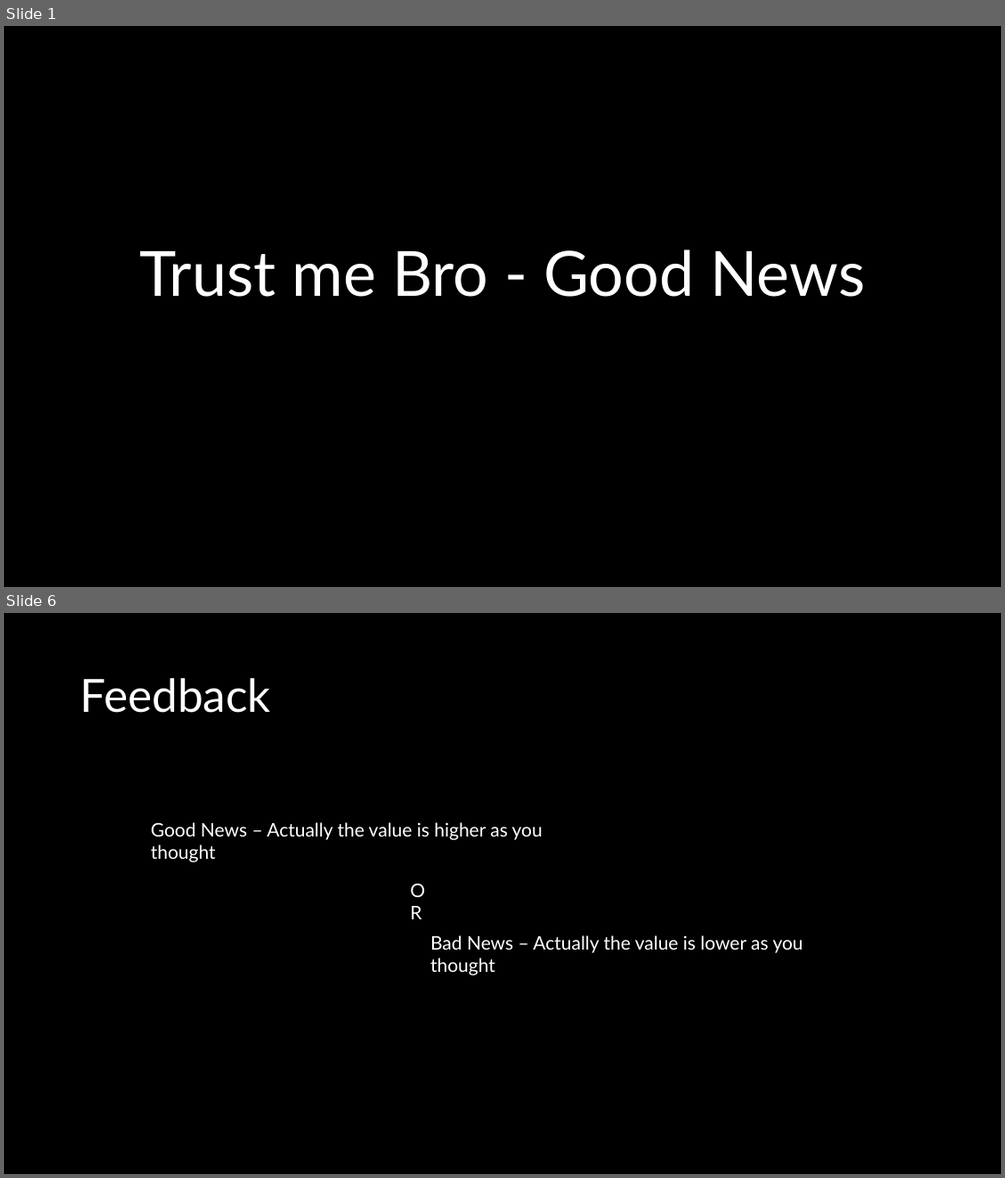
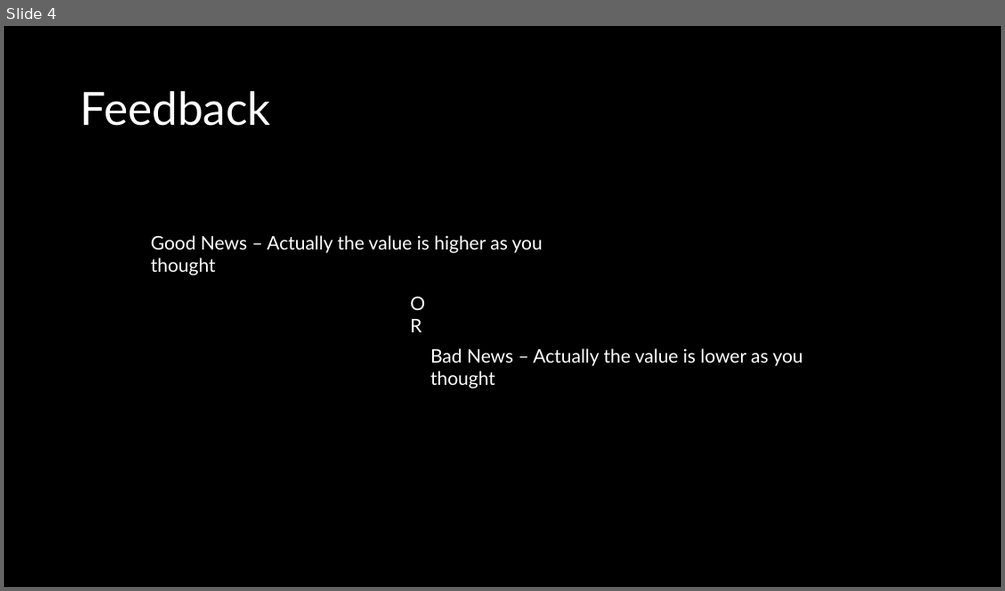
Before and after one commit to Nomandes/social_science_replication_good_news, a slide deck: replication_presentation.pptx. Shown one above the other, each under a label of ours: slides 1 and 6 before the commit, slide 4 after it; the slides between them are not shown. The pictures are 1005x1178 and 1005x591 pixels, drawn with LibreOffice and Linux fonts; fonts in the diff are those of the drawing. Boxes give left, top, right and bottom in pixels: in the first picture for what was removed or moved away, otherwise in the second. Text is boxed around its words. In the diff, an @@ line names an element or a change of style, - is before the commit and + after.

```diff
--- a/replication_presentation.pptx
+++ b/replication_presentation.pptx
@@ slide 1 removed at (4,26,1001,587), background #000000 @@
@@ title removed at (139,249,865,297) @@
-Trust me Bro - Good News
@@ what was slide 6 is now slide 4 @@
```
Also in this commit, not shown: 8 slides changed.
